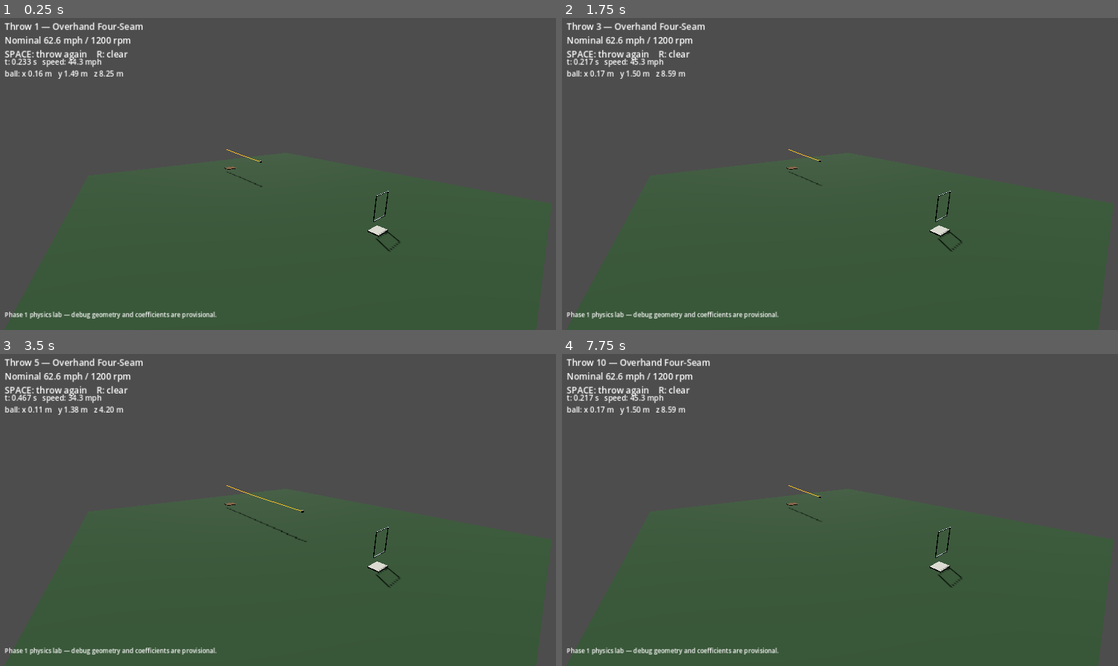
Above: before the commit, frames 1-4 (two rows, left to right).
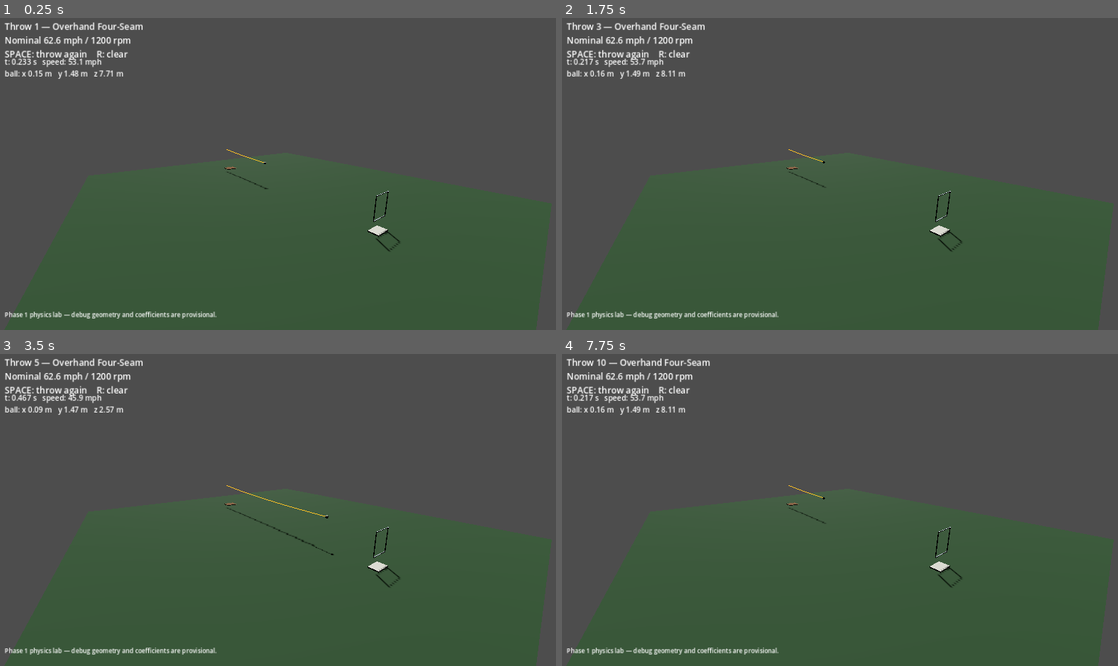
Above: after the commit, the same moments.

Repository: jkz1one/wiffaltro
Game: Godot game, scene res://src/labs/pitch_bat_lab/pitch_bat_lab.tscn
Same seed, same stepped clock (60 frames per second), same inputs: the game is played once before the commit and once after it.
Inputs:
- Up to frame 1 (0.25 s): no input
- Up to frame 2 (1.75 s): tap Enter at 0.5 s; tap R at 0.6, 1.35 s; tap Space at 0.77, 1.52 s
- Up to frame 3 (3.5 s): tap R at 2.1, 2.85 s; tap Space at 2.75, 3.02 s
- Up to frame 4 (7.75 s): tap R every 0.75 s from 3.6 to 7.35 s; tap Space at 3.77, 4.52, 6.02, 6.77, 7.52 s; tap Enter at 5.75 s

The runs differ from the first frame. In frame 1, less than 0.1% of the frame differs, in the area x 6-49%, y 12-55%; in frame 2, less than 0.1%; in frame 3, 0.2%, in the area x 6-61%, y 12-65%; in frame 4, less than 0.1%.

Commit message:
Phase 1: calibrate prototype perforated ball drag

Diff:
--- a/src/content/balls/standard_perforated_ball.tres
+++ b/src/content/balls/standard_perforated_ball.tres
@@ -8,7 +8,7 @@
 display_name = "Standard Perforated Ball"
 mass_kg = 0.02
 radius_m = 0.0365
-drag_coefficient = 0.5
+drag_coefficient = 0.22
 magnus_scale = 1.0
 perforation_force_scale = 1.0
 orientation_stability = 1.0
